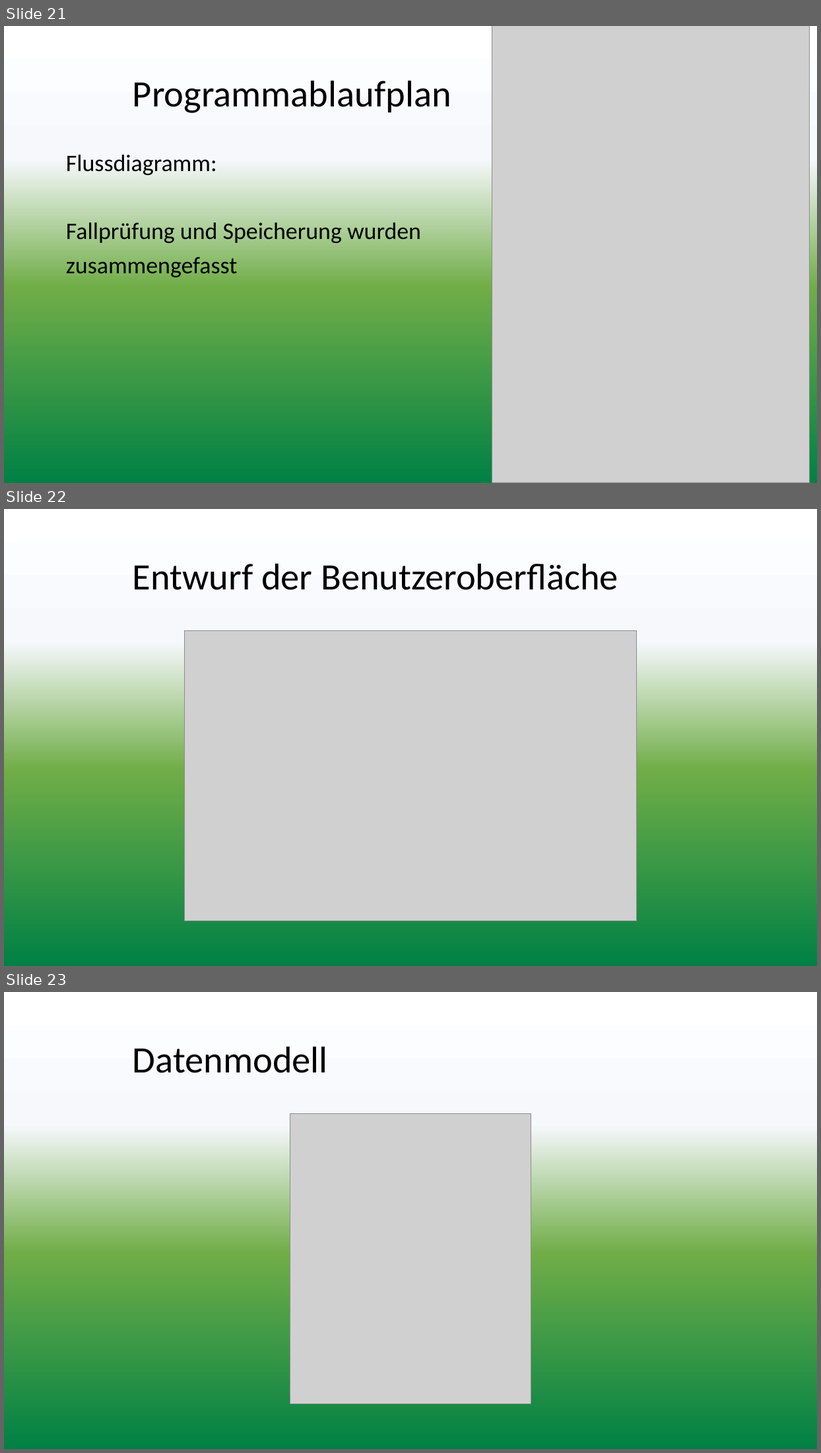
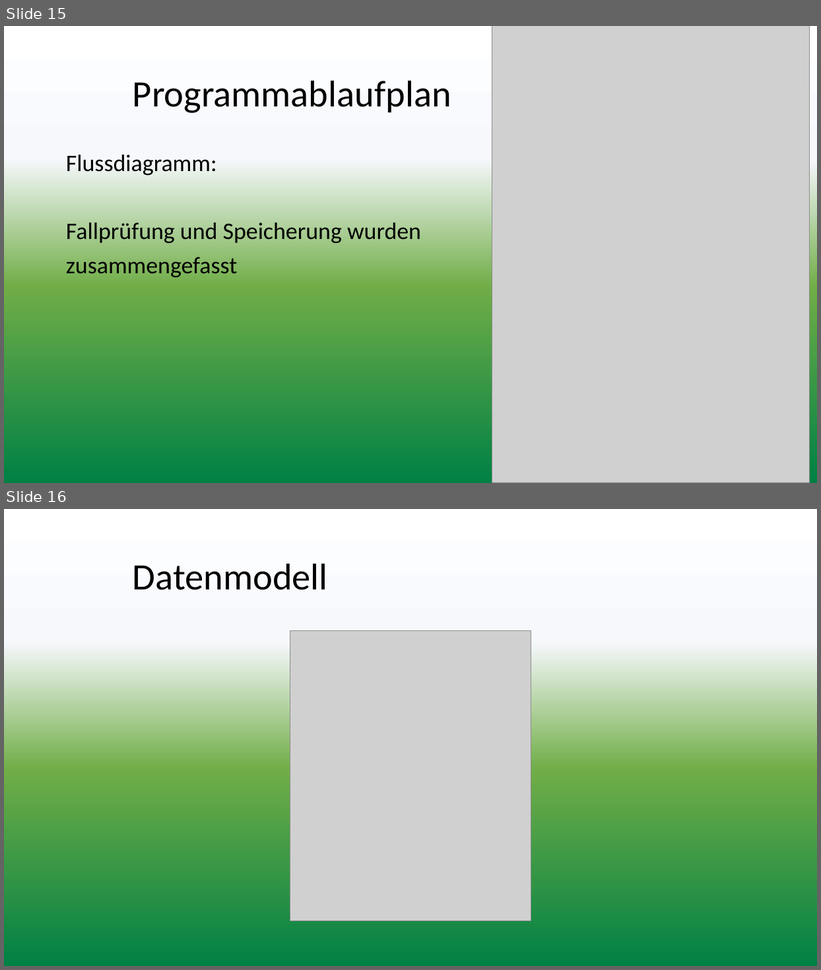
Before and after one commit to hgreis/IHK, a slide deck: presentation/Präsentation.pptx. Shown one above the other, each under a label of ours: slides 21, 22 and 23 before the commit, slides 15 and 16 after it. The pictures are 821x1453 and 821x970 pixels, drawn with LibreOffice and Linux fonts; fonts in the diff are those of the drawing; grey boxes stand for pictures; background and template pictures are left out. Boxes give left, top, right and bottom in pixels: in the first picture for what was removed or moved away, otherwise in the second. Text is boxed around its words. In the diff, an @@ line names an element or a change of style, - is before the commit and + after.

```diff
--- a/presentation/Präsentation.pptx
+++ b/presentation/Präsentation.pptx
@@ slide 22 removed at [4,509,817,966], background gradient #FFFFFF to #F6F8FC to #70AD47 to #008144 to #018243 @@
@@ title removed at [133,563,618,590] @@
-Entwurf der Benutzeroberfläche
@@ picture removed at [185,631,637,921] @@
@@ what was slide 21 is now slide 15 @@
@@ what was slide 23 is now slide 16 @@
```
Also in this commit, not shown: 4 slides changed, 1 slide added, 14 other slides removed.
